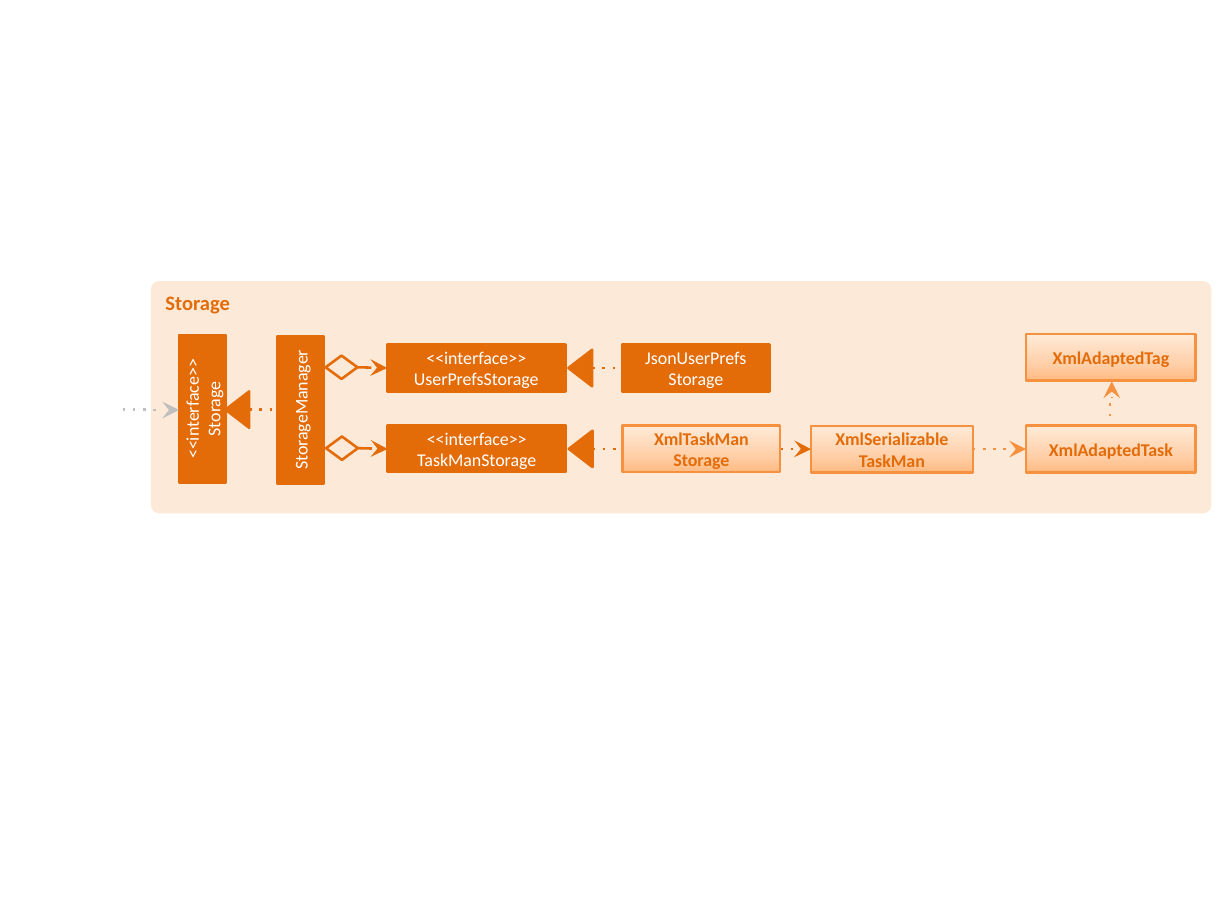
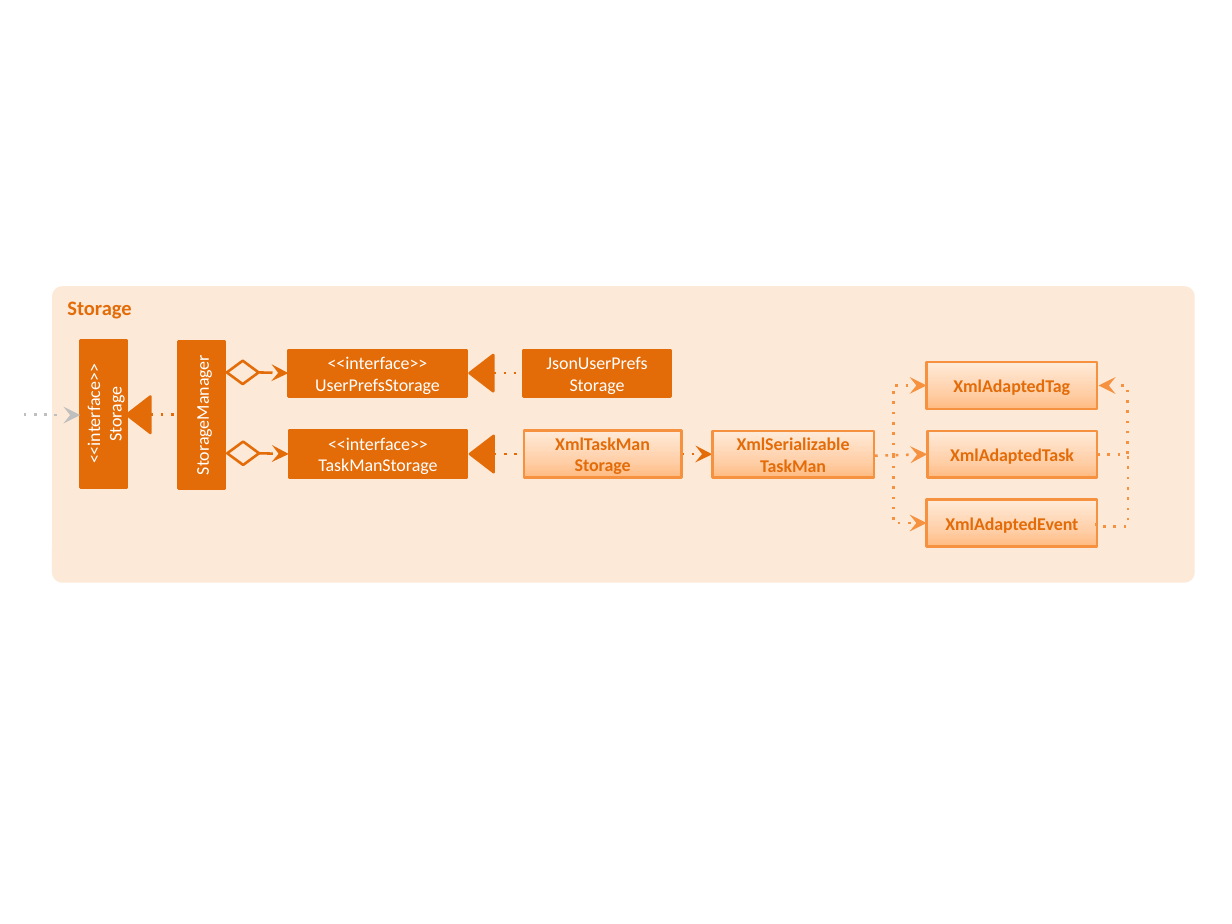
Before and after one commit to CS2103AUG2016-W10-C1/addressbook-level4, a slide deck: slide 11 of docs/diagrams/Diagrams.pptx (slide 9 before the commit). Drawn at 1232x924 pixels with LibreOffice and Linux fonts; fonts in the diff are those of the drawing. Boxes give left, top, right and bottom in pixels: in the first picture for what was removed or moved away, otherwise in the second. Text is boxed around its words. In the diff, an @@ line names an element or a change of style, - is before the commit and + after.

```diff
--- a/docs/diagrams/Diagrams.pptx
+++ b/docs/diagrams/Diagrams.pptx
@@ rounded rectangle "Storage": place and size @@
-rounded rectangle "Storage" at (150, 281, 1211, 513)
+rounded rectangle "Storage" at (52, 286, 1195, 583)
@@ elbow arrow added from (893, 456) to (926, 386), #F5913F 1.5 pt dashed @@
@@ rectangle "XmlAdaptedTag": place and size @@
-rectangle "XmlAdaptedTag" at (1026, 334, 1196, 381)
+rectangle "XmlAdaptedTag" at (926, 362, 1096, 409)
@@ elbow arrow moved from (1110, 426) - (1111, 382) to (1096, 455) - (1099, 386) @@
@@ 8 rectangles, 3 triangles, 3 arrows, 2 diamonds, 2 elbow lines, 2 elbow arrows, 1 line: place and size @@
-8 rectangles, 3 triangles, 3 arrows, 2 diamonds, 2 elbow lines, 2 elbow arrows, 1 line at (123, 335, 1196, 484)
+8 rectangles, 3 triangles, 3 arrows, 2 diamonds, 2 elbow lines, 2 elbow arrows, 1 line at (23, 340, 1098, 489)
@@ elbow arrow (875, 456) - (928, 455): elbow arrow to arrow @@
@@ elbow arrow added from (893, 456) to (926, 524), #F5913F 1.5 pt dashed @@
@@ elbow line added from (1096, 524) to (1127, 456), #F5913F 1.5 pt dashed @@
@@ rectangle added at (926, 500, 1096, 547), fill gradient #FFBB82 to #FFCFA8 to #FFEBD9, outline #F5913F 1.5 pt, 10.5 pt, text #E36C09, bold @@
+XmlAdaptedEvent
```
Also in this commit, not shown: 4 other slides changed, 2 slides added, 7 other files.
